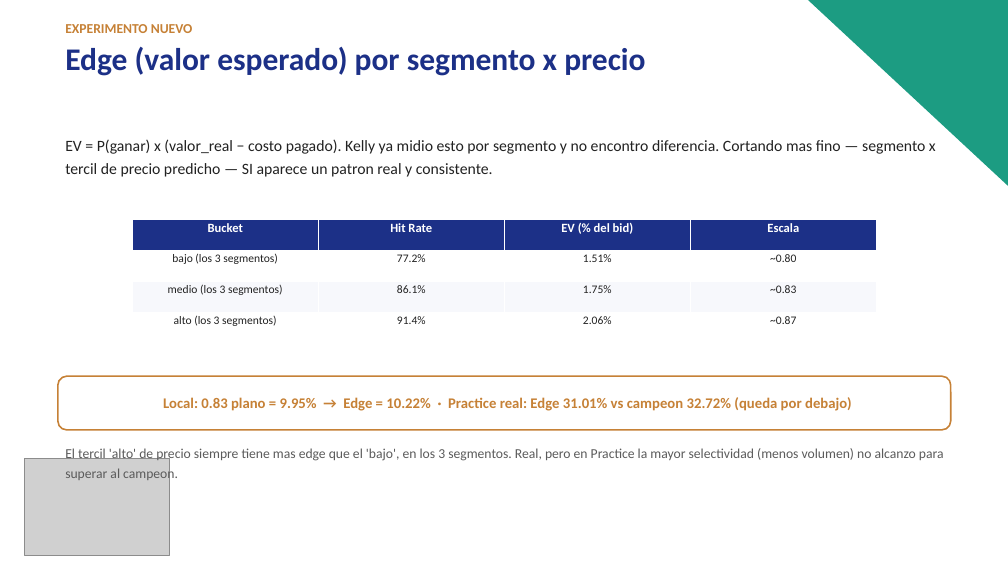
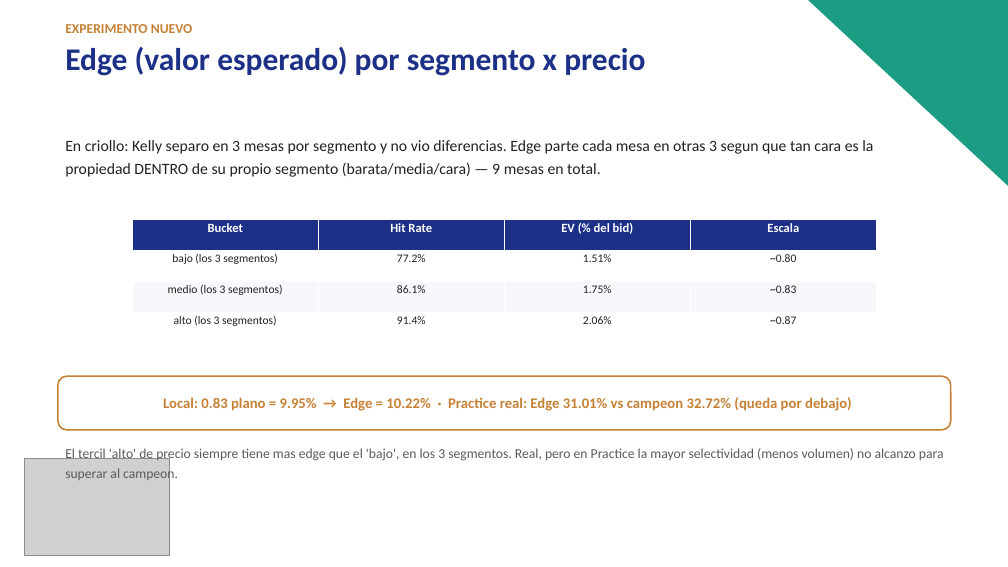
Before and after one commit to martinceriotti/26ROS_Sam, a slide deck: slide 8 of reports/resumen_proyecto_SAM.pptx. Drawn at 1008x567 pixels with LibreOffice and Linux fonts; fonts in the diff are those of the drawing; grey boxes stand for pictures. Boxes give left, top, right and bottom in pixels: in the first picture for what was removed or moved away, otherwise in the second. Text is boxed around its words. In the diff, an @@ line names an element or a change of style, - is before the commit and + after.

```diff
--- a/reports/resumen_proyecto_SAM.pptx
+++ b/reports/resumen_proyecto_SAM.pptx
@@ text at [65,140,873,177]: text changed @@
-EV = P(ganar) x (valor_real − costo pagado). Kelly ya midio esto por segmento y no encontro diferencia. Cortando mas fino — segmento x tercil de precio predicho — SI aparece un patron real y consistente.
+En criollo: Kelly separo en 3 mesas por segmento y no vio diferencias. Edge parte cada mesa en otras 3 segun que tan cara es la propiedad DENTRO de su propio segmento (barata/media/cara) — 9 mesas en total.
```
Also in this commit, not shown: 2 other slides changed, 4 other files.
